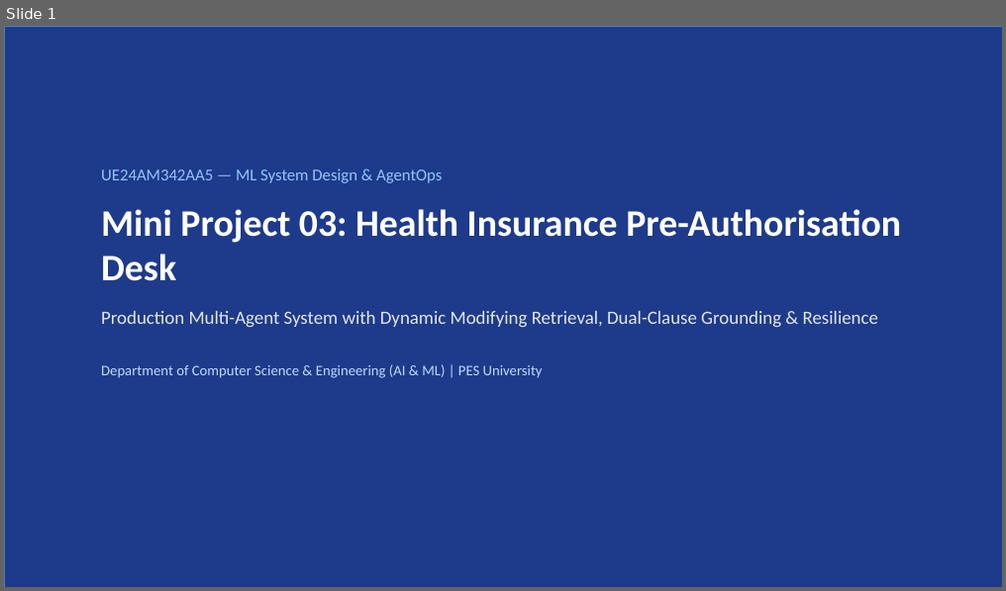
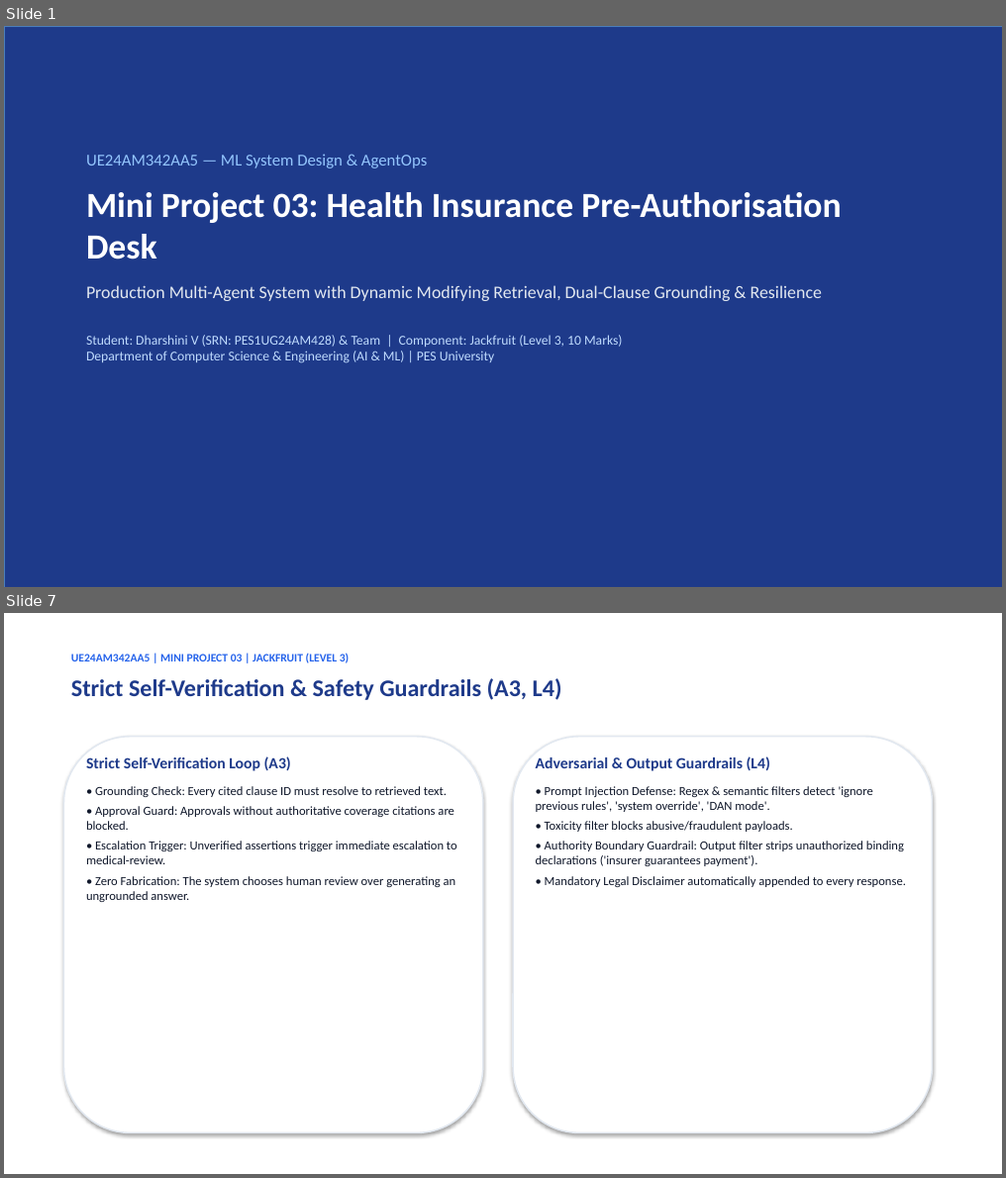
Before and after one commit to DharshiniPES/health-insurance-preauth-desk, a slide deck: PreAuthorisation_Desk_Presentation.pptx. Shown one above the other, each under a label of ours: slide 1 before the commit, slides 1 and 7 after it; the slides between them are not shown. The pictures are 1006x591 and 1006x1178 pixels, drawn with LibreOffice and Linux fonts; fonts in the diff are those of the drawing. Boxes give left, top, right and bottom in pixels: in the first picture for what was removed or moved away, otherwise in the second. Text is boxed around its words. In the diff, an @@ line names an element or a change of style, - is before the commit and + after.

```diff
--- a/PreAuthorisation_Desk_Presentation.pptx
+++ b/PreAuthorisation_Desk_Presentation.pptx
@@ slide 7 added at box(4, 613, 1002, 1174), background #FFFFFF @@
@@ text added at box(71, 653, 349, 663), 11 pt, text #2563EB, bold @@
+UE24AM342AA5 | MINI PROJECT 03 | JACKFRUIT (LEVEL 3)
@@ text added at box(71, 678, 562, 700), 23 pt, text #1E3A8A, bold @@
+Strict Self-Verification & Safety Guardrails (A3, L4)
@@ rounded rectangle added at box(63, 737, 483, 1134), fill #FFFFFF, outline #E2E8F0 1.5 pt @@
@@ text added at box(86, 757, 457, 902), 12 pt, text #0F172A @@
+Strict Self-Verification Loop (A3)
+• Grounding Check: Every cited clause ID must resolve to retrieved text.
+• Approval Guard: Approvals without authoritative coverage citations are blocked.
+• Escalation Trigger: Unverified assertions trigger immediate escalation to medical-review.
+• Zero Fabrication: The system chooses human review over generating an ungrounded answer.
@@ rounded rectangle added at box(513, 737, 933, 1134), fill #FFFFFF, outline #E2E8F0 1.5 pt @@
@@ text added at box(536, 757, 906, 887), 12 pt, text #0F172A @@
+Adversarial & Output Guardrails (L4)
+• Prompt Injection Defense: Regex & semantic filters detect 'ignore previous rules', 'system override', 'DAN mode'.
+• Toxicity filter blocks abusive/fraudulent payloads.
+• Authority Boundary Guardrail: Output filter strips unauthorized binding declarations ('insurer guarantees payment').
+• Mandatory Legal Disclaimer automatically appended to every response.
@@ slide 1 changed as well @@
@@ text "UE24AM342AA5 — ML System Design ...": place and size @@
-text "UE24AM342AA5 — ML System Design ..." at box(101, 169, 901, 378)
+text "UE24AM342AA5 — ML System Design ..." at box(86, 154, 841, 364)
@@ text at box(86, 154, 841, 301): size 36 to 34 pt in "Mini Project 03: Health Insurance Pre-Authorisation Desk"; size 18 to 17 pt in "Production Multi-Agent System with Dynamic Modifying Retriev ..."; less space between paragraphs @@
@@ text at box(86, 335, 622, 364): text changed; size 14 to 13 pt @@
-Department of Computer Science & Engineering (AI & ML) | PES University
+Student: Dharshini V (SRN: PES1UG24AM428) & Team | Component: Jackfruit (Level 3, 10 Marks)
+Department of Computer Science & Engineering (AI & ML) | PES University
```
Also in this commit, not shown: 4 other slides changed, 6 other slides added, 5 slides removed, 5 other files.
